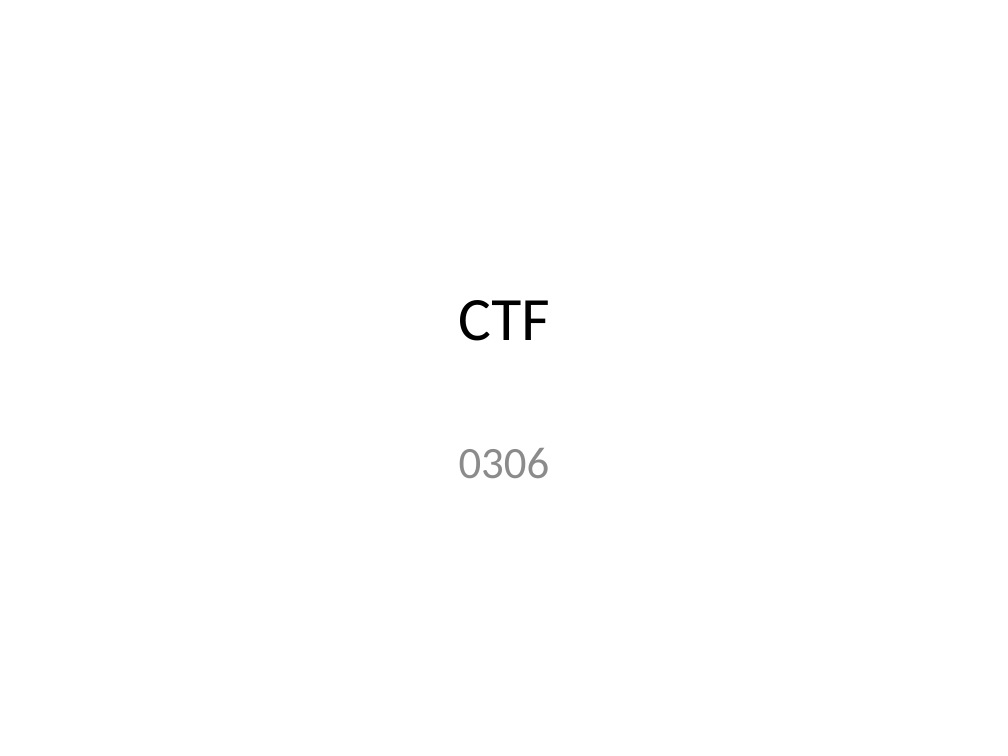
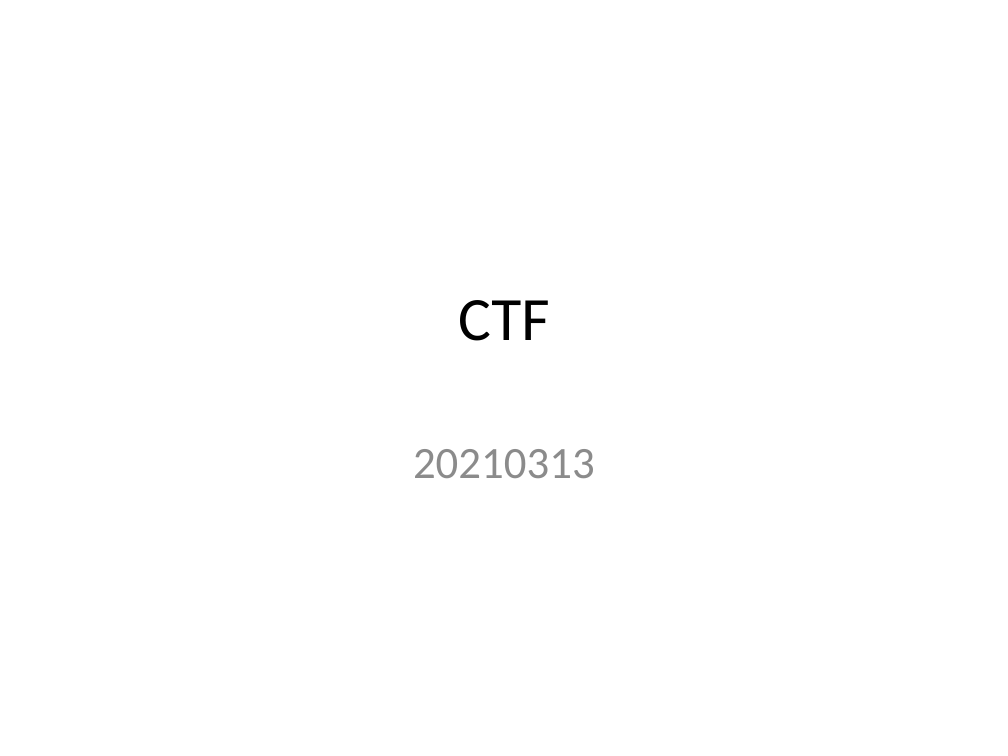
Before and after one commit to jaywu103201/2021, a slide deck: slide 1 of CTF/CTF.pptx. Drawn at 1008x756 pixels with LibreOffice and Linux fonts; fonts in the diff are those of the drawing. Boxes give left, top, right and bottom in pixels: in the first picture for what was removed or moved away, otherwise in the second. Text is boxed around its words. In the diff, an @@ line names an element or a change of style, - is before the commit and + after.

```diff
--- a/CTF/CTF.pptx
+++ b/CTF/CTF.pptx
@@ subtitle at (x1=413, y1=449, x2=595, y2=478): text changed @@
-0306
+20210313
```
Also in this commit, not shown: 1 other slide changed, 14 slides added, 10 slides removed.
